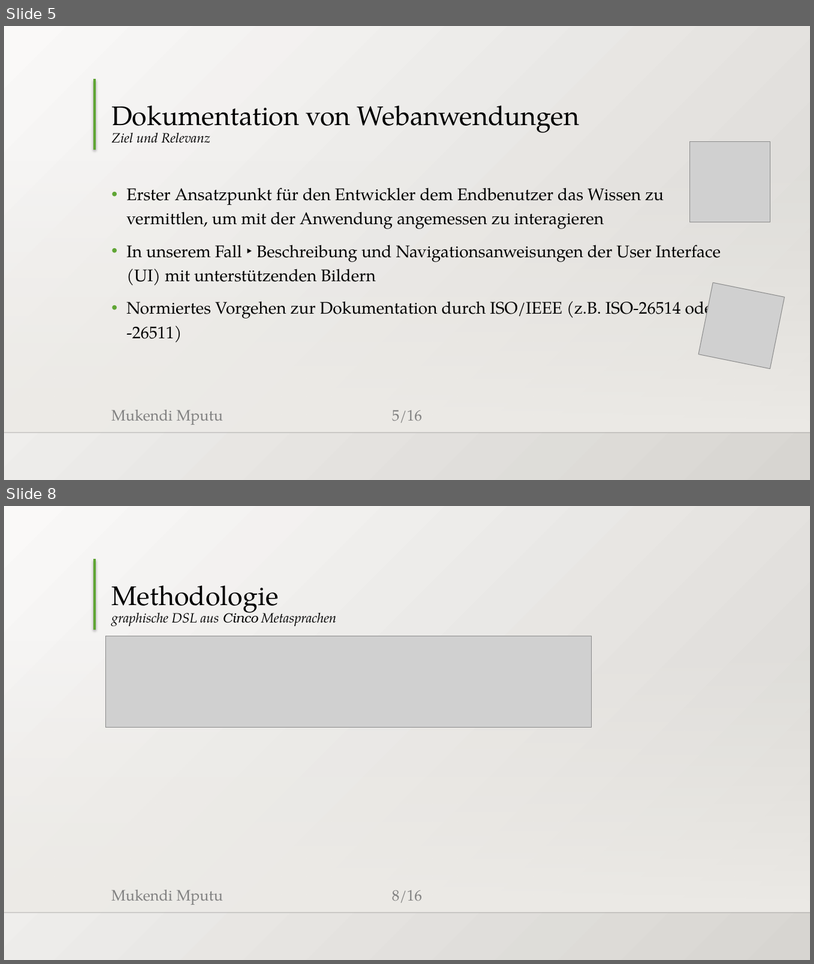
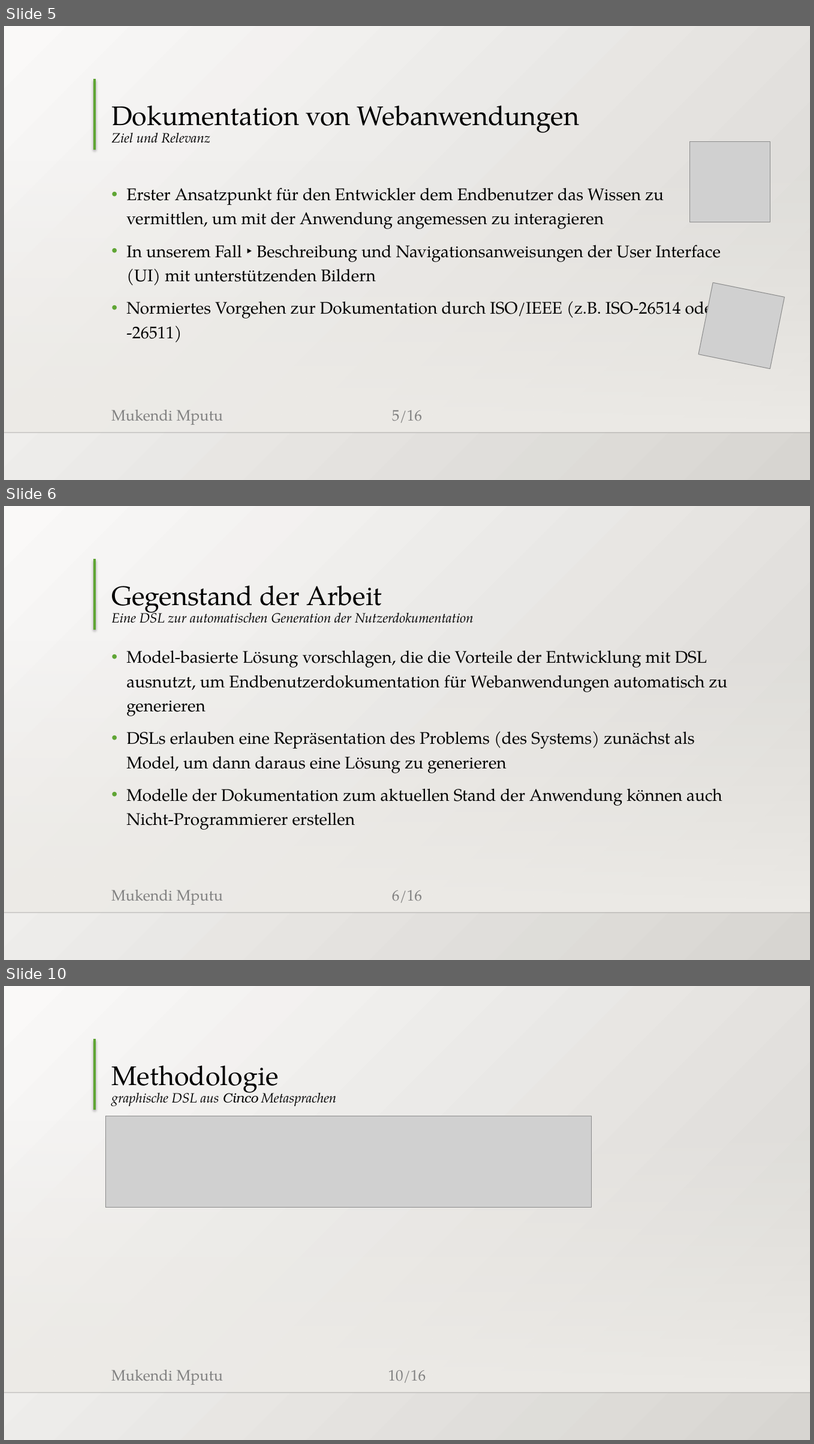
Before and after one commit to MukendiMputu/BachelorThesis, a slide deck: Abschlussvortrag.pptx. Shown one above the other, each under a label of ours: slides 5 and 8 before the commit, slides 5, 6 and 10 after it; the slides between them are not shown. The pictures are 814x964 and 814x1444 pixels, drawn with LibreOffice and Linux fonts; fonts in the diff are those of the drawing; grey boxes stand for pictures; background and template pictures are left out. Boxes give left, top, right and bottom in pixels: in the first picture for what was removed or moved away, otherwise in the second. Text is boxed around its words. In the diff, an @@ line names an element or a change of style, - is before the commit and + after.

```diff
--- a/Abschlussvortrag.pptx
+++ b/Abschlussvortrag.pptx
@@ slide 6 added at [4, 506, 810, 960], background gradient #FAFAF9 to #D7D5D2; not listed: 5 template elements that a slide beside it also shows @@
@@ title added at [111, 585, 474, 623], 16 pt, text #000000, italic @@
+Gegenstand der Arbeit
+Eine DSL zur automatischen Generation der Nutzerdokumentation
@@ text added at [126, 650, 728, 829], 20 pt, text #000000 @@
+• Model-basierte Lösung vorschlagen, die die Vorteile der Entwicklung mit DSL ausnutzt, um Endbenutzerdokumentation für Webanwendungen automatisch zu generieren
+• DSLs erlauben eine Repräsentation des Problems (des Systems) zunächst als Model, um dann daraus eine Lösung zu generieren
+• Modelle der Dokumentation zum aktuellen Stand der Anwendung können auch Nicht-Programmierer erstellen
@@ what was slide 8 is now slide 10 @@
@@ page number at [389, 1369, 426, 1383]: text changed @@
-8/16
+10/16
```
Also in this commit, not shown: 2 slides changed, 3 other slides added, 2 other files.
